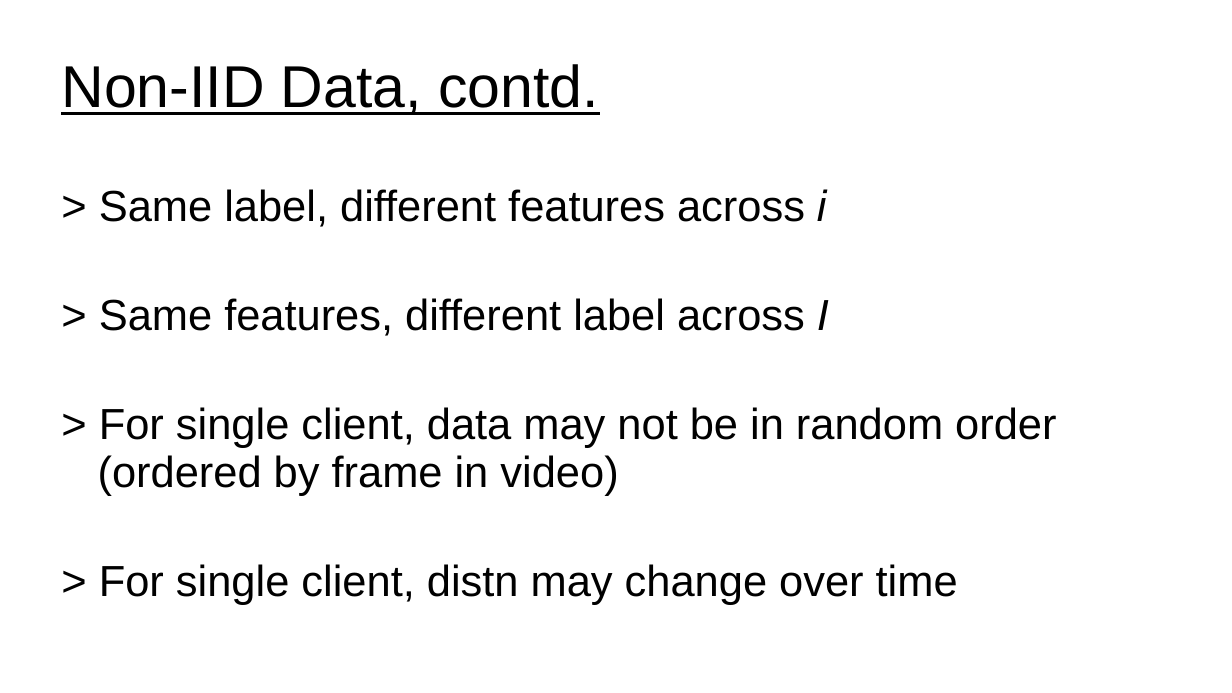
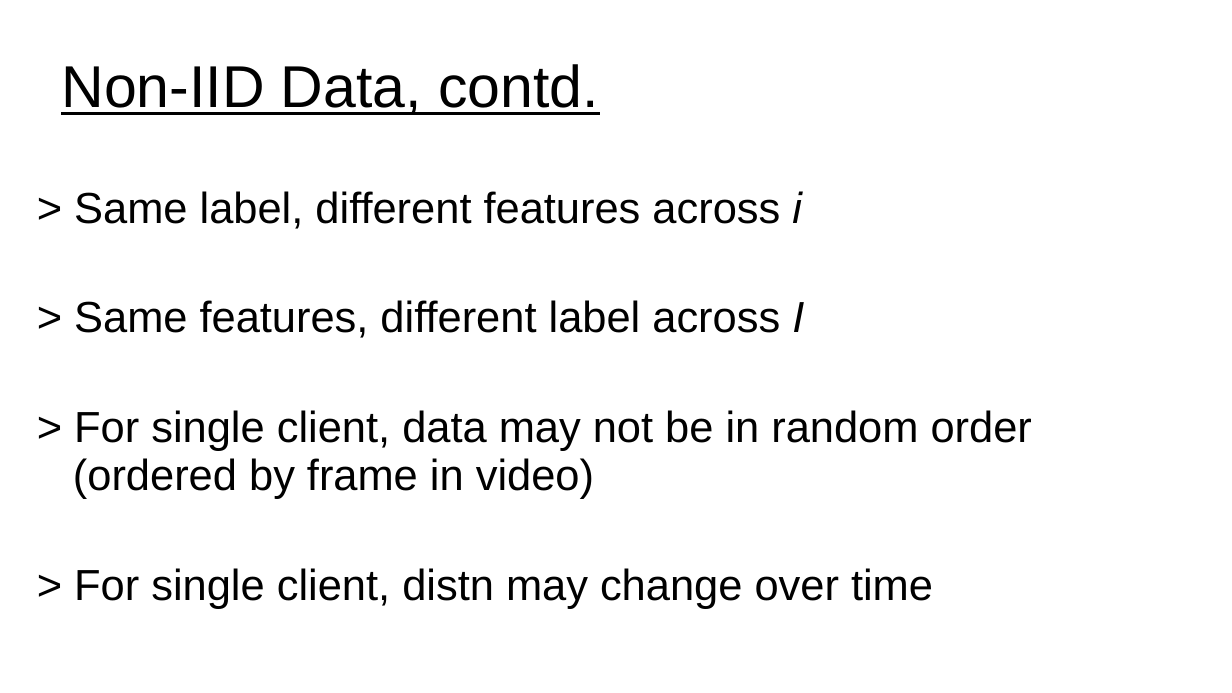
Before and after one commit to UVADS/distributed_computing, a slide deck: slide 27 of 07_distributed_model_training/federated_learning.ppt. Drawn at 1232x693 pixels with LibreOffice and Linux fonts; fonts in the diff are those of the drawing. Boxes give left, top, right and bottom in pixels: in the first picture for what was removed or moved away, otherwise in the second. Text is boxed around its words. In the diff, an @@ line names an element or a change of style, - is before the commit and + after.

```diff
--- a/07_distributed_model_training/federated_learning.ppt
+++ b/07_distributed_model_training/federated_learning.ppt
@@ subtitle "> Same label, different features ...": place and size @@
-subtitle "> Same label, different features ..." at bbox=[98, 189, 1056, 605]
+subtitle "> Same label, different features ..." at bbox=[73, 191, 1032, 609]
```
Also in this commit, not shown: 3 other slides changed, 7 slides added, 2 other files.
